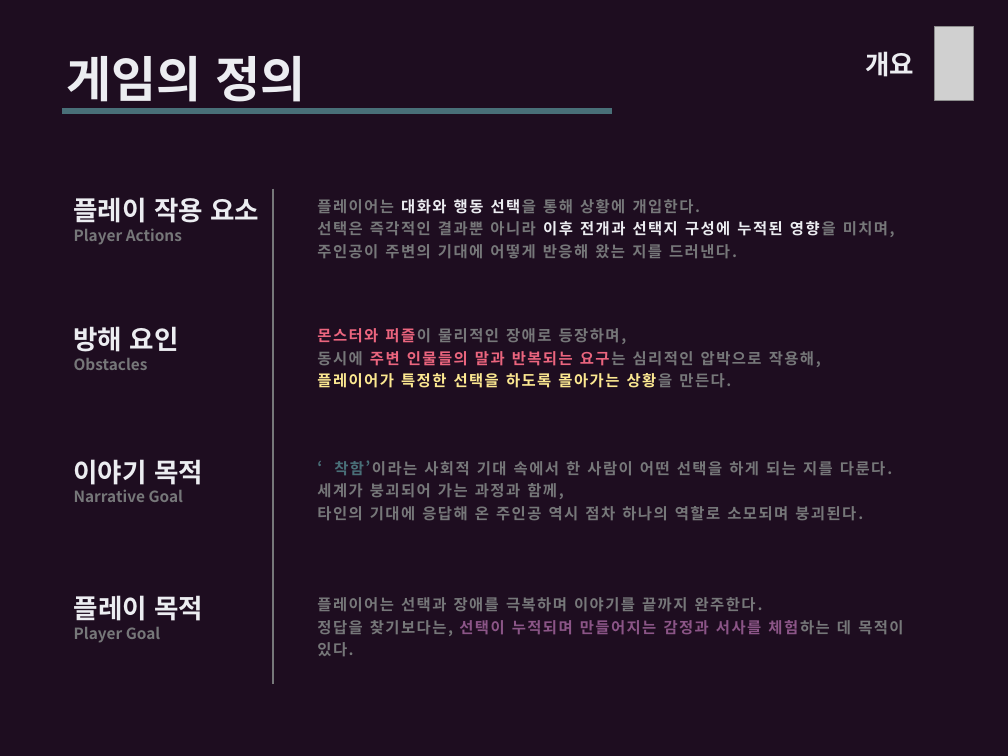
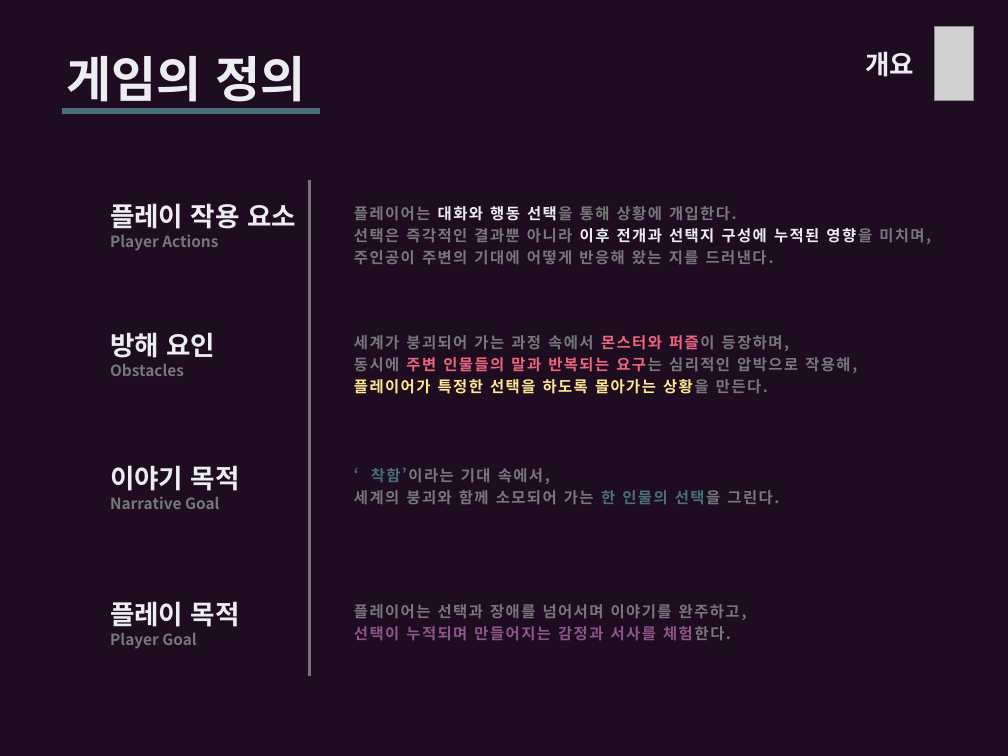
Before and after one commit to ysooj/Gihoek, a slide deck: slide 7 of reference_copying.pptx (slide 4 before the commit). Drawn at 1008x756 pixels with LibreOffice and Linux fonts; fonts in the diff are those of the drawing; grey boxes stand for pictures. Boxes give left, top, right and bottom in pixels: in the first picture for what was removed or moved away, otherwise in the second. Text is boxed around its words. In the diff, an @@ line names an element or a change of style, - is before the commit and + after.

```diff
--- a/reference_copying.pptx
+++ b/reference_copying.pptx
@@ line moved from (61, 111) - (612, 111) to (61, 111) - (320, 111) @@
@@ text "플레이 작용 요소": place and size @@
-text "플레이 작용 요소" at <box>74,197,260,245</box>
+text "플레이 작용 요소" at <box>110,203,296,251</box>
@@ line moved from (273, 188) - (273, 684) to (309, 180) - (309, 676) @@
@@ text "플레이어는 대화와 행동 선택을 통해 ...": place and size @@
-text "플레이어는 대화와 행동 선택을 통해 ..." at <box>317,199,895,258</box>
+text "플레이어는 대화와 행동 선택을 통해 ..." at <box>354,206,931,264</box>
@@ 4 texts: place and size @@
-4 texts at <box>74,326,814,643</box>
+4 texts at <box>110,332,850,649</box>
@@ text at <box>354,335,783,350</box>: text changed @@
-몬스터와 퍼즐이 물리적인 장애로 등장하며,
+세계가 붕괴되어 가는 과정 속에서 몬스터와 퍼즐이 등장하며,
@@ text at <box>354,467,779,504</box>: text changed @@
-‘착함’이라는 사회적 기대 속에서 한 사람이 어떤 선택을 하게 되는 지를 다룬다.
-세계가 붕괴되어 가는 과정과 함께,
-타인의 기대에 응답해 온 주인공 역시 점차 하나의 역할로 소모되며 붕괴된다.
+‘착함’이라는 기대 속에서,
+세계의 붕괴와 함께 소모되어 가는 한 인물의 선택을 그린다.
@@ text at <box>354,604,740,640</box>: text changed @@
-플레이어는 선택과 장애를 극복하며 이야기를 끝까지 완주한다.
-정답을 찾기보다는, 선택이 누적되며 만들어지는 감정과 서사를 체험하는 데 목적이 있다.
+플레이어는 선택과 장애를 넘어서며 이야기를 완주하고,
+선택이 누적되며 만들어지는 감정과 서사를 체험한다.
```
Also in this commit, not shown: 2 other slides changed, 3 slides added, 22 other files.
